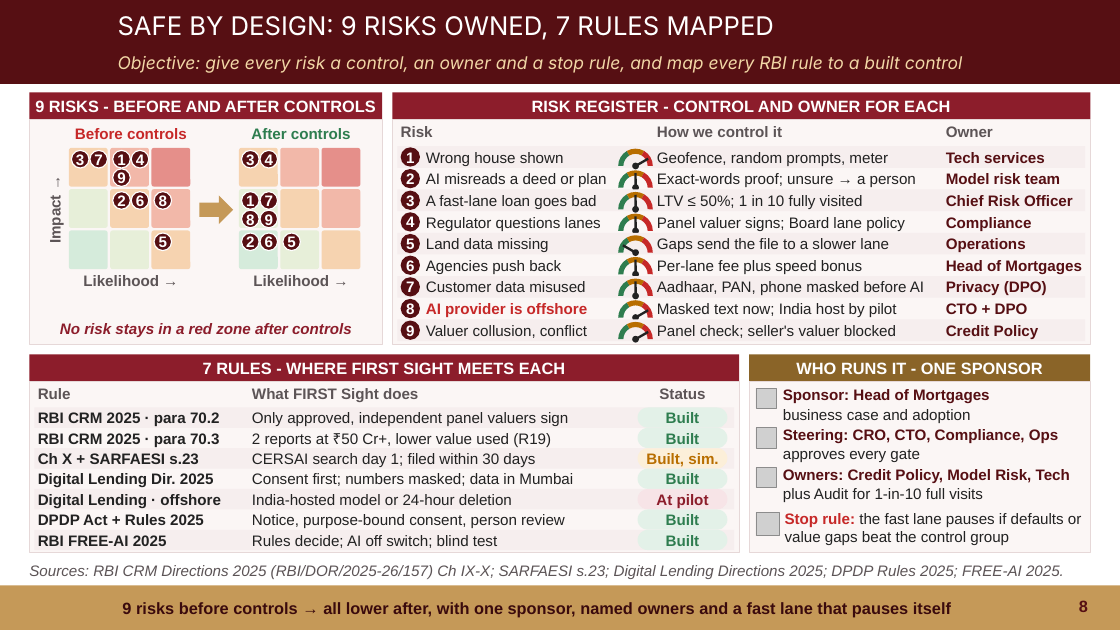
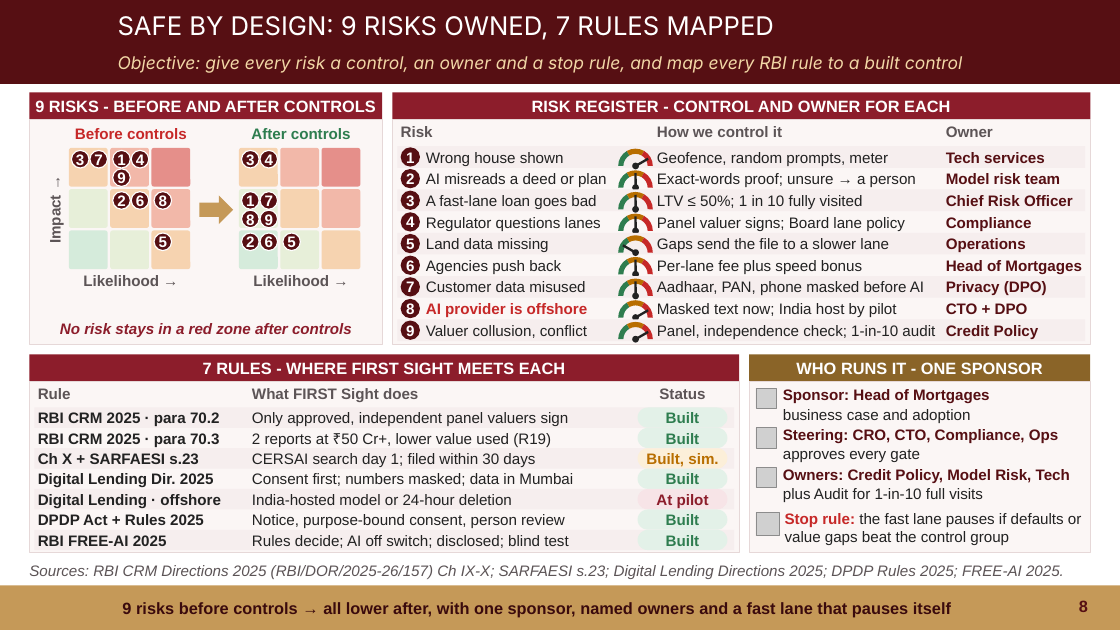
Before and after one commit to sivabr27/murder, a slide deck: slide 8 of fame-ps1-deck/FIRST_Sight_FAME6_PS1_GT_style.pptx. Drawn at 1120x630 pixels with LibreOffice and Linux fonts; fonts in the diff are those of the drawing; grey boxes stand for pictures; background and template pictures are left out. Boxes give left, top, right and bottom in pixels: in the first picture for what was removed or moved away, otherwise in the second. Text is boxed around its words. In the diff, an @@ line names an element or a change of style, - is before the commit and + after.

```diff
--- a/fame-ps1-deck/FIRST_Sight_FAME6_PS1_GT_style.pptx
+++ b/fame-ps1-deck/FIRST_Sight_FAME6_PS1_GT_style.pptx
@@ text at bbox=[657, 325, 935, 339]: text changed @@
-Panel check; seller's valuer blocked
+Panel, independence check; 1-in-10 audit
@@ text at bbox=[252, 535, 568, 548]: text changed @@
-Rules decide; AI off switch; blind test
+Rules decide; AI off switch; disclosed; blind test
```
Also in this commit, not shown: 1 other slide changed, 2 slides added, 3 other files.
